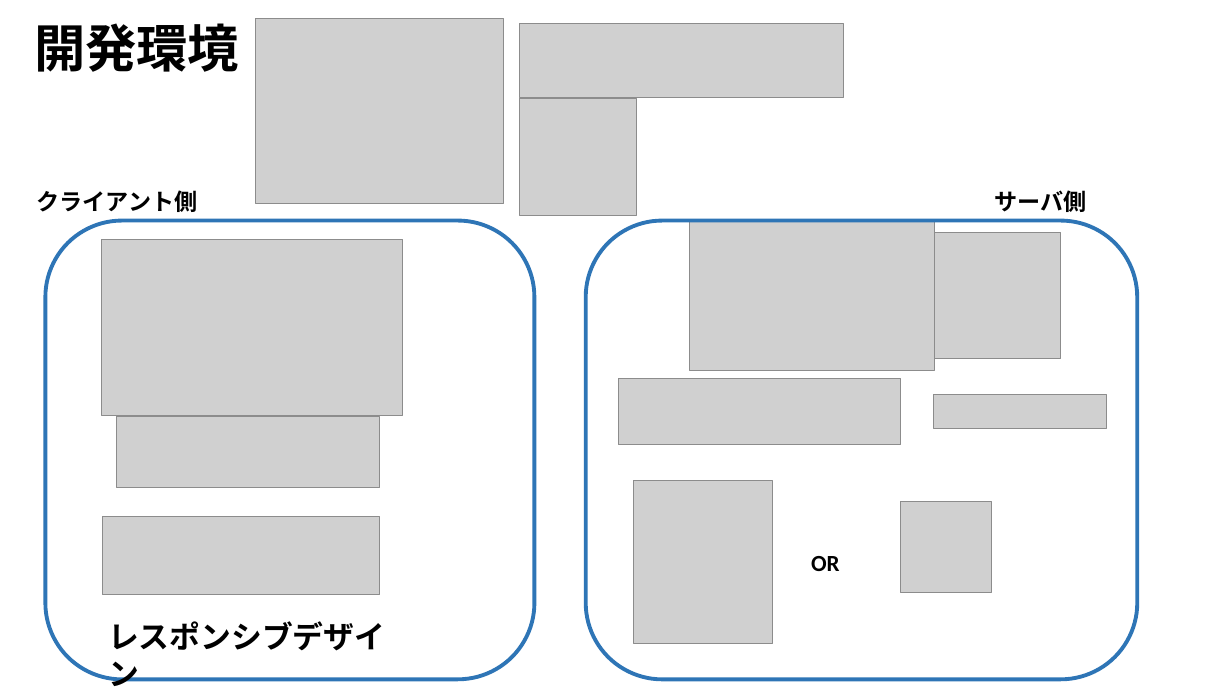
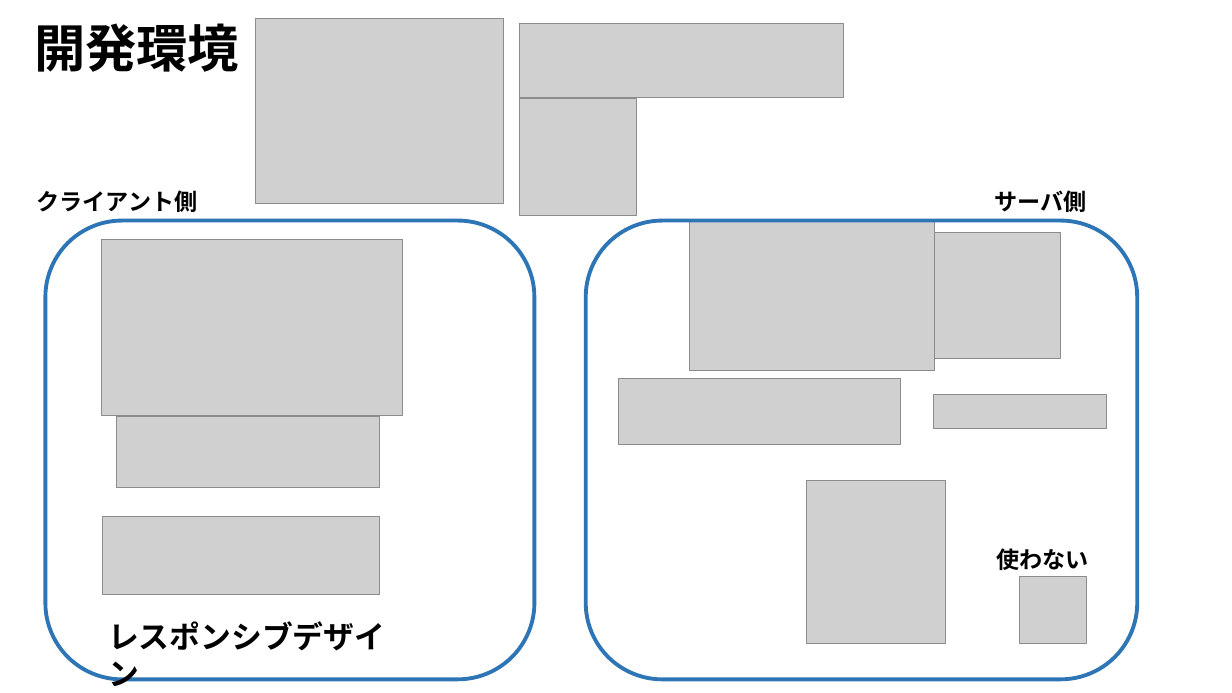
Before and after one commit to systemdevelopment/weeklyReport, a slide deck: slide 3 of doc/開発環境.pptx. Drawn at 1232x693 pixels with LibreOffice and Linux fonts; fonts in the diff are those of the drawing; grey boxes stand for pictures. Boxes give left, top, right and bottom in pixels: in the first picture for what was removed or moved away, otherwise in the second. Text is boxed around its words. In the diff, an @@ line names an element or a change of style, - is before the commit and + after.

```diff
--- a/doc/開発環境.pptx
+++ b/doc/開発環境.pptx
@@ picture: place and size @@
-picture at [634, 481, 773, 643]
+picture at [806, 481, 945, 643]
@@ text removed at [811, 556, 840, 571] @@
-OR
@@ text added at [997, 548, 1089, 570], 18 pt, text #000000, bold @@
+使わない
@@ picture: place and size @@
-picture at [901, 502, 992, 592]
+picture at [1019, 577, 1086, 643]
```
Also in this commit, not shown: 1 other slide changed, 4 slides added, 3 other files.
